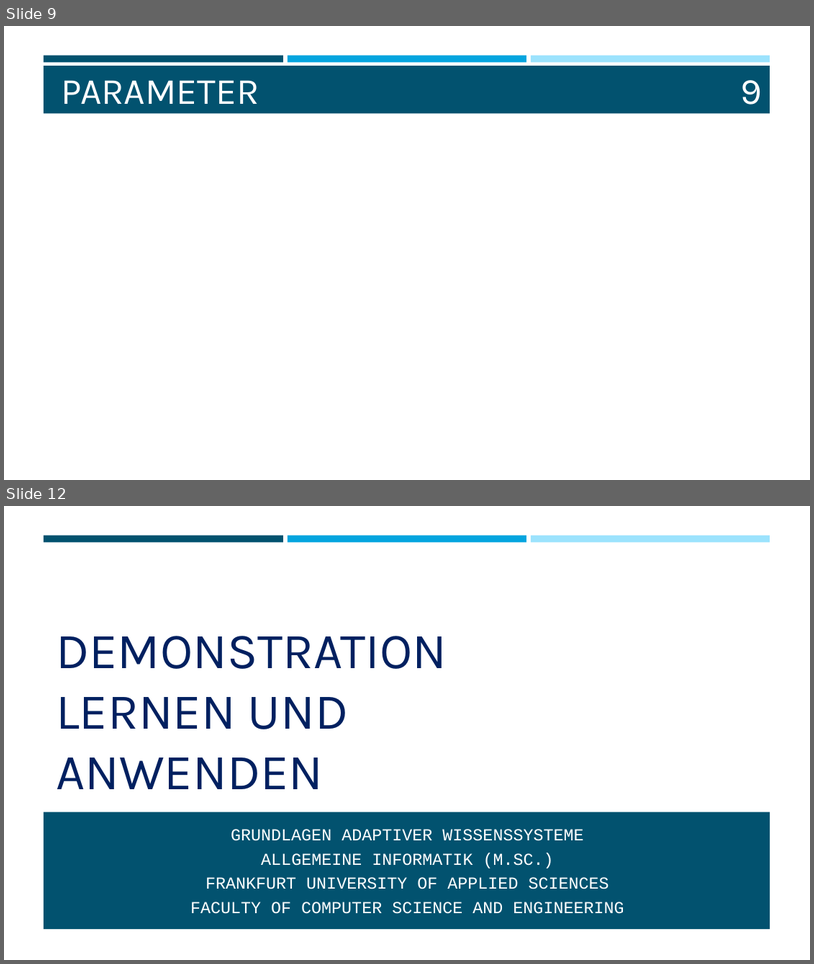
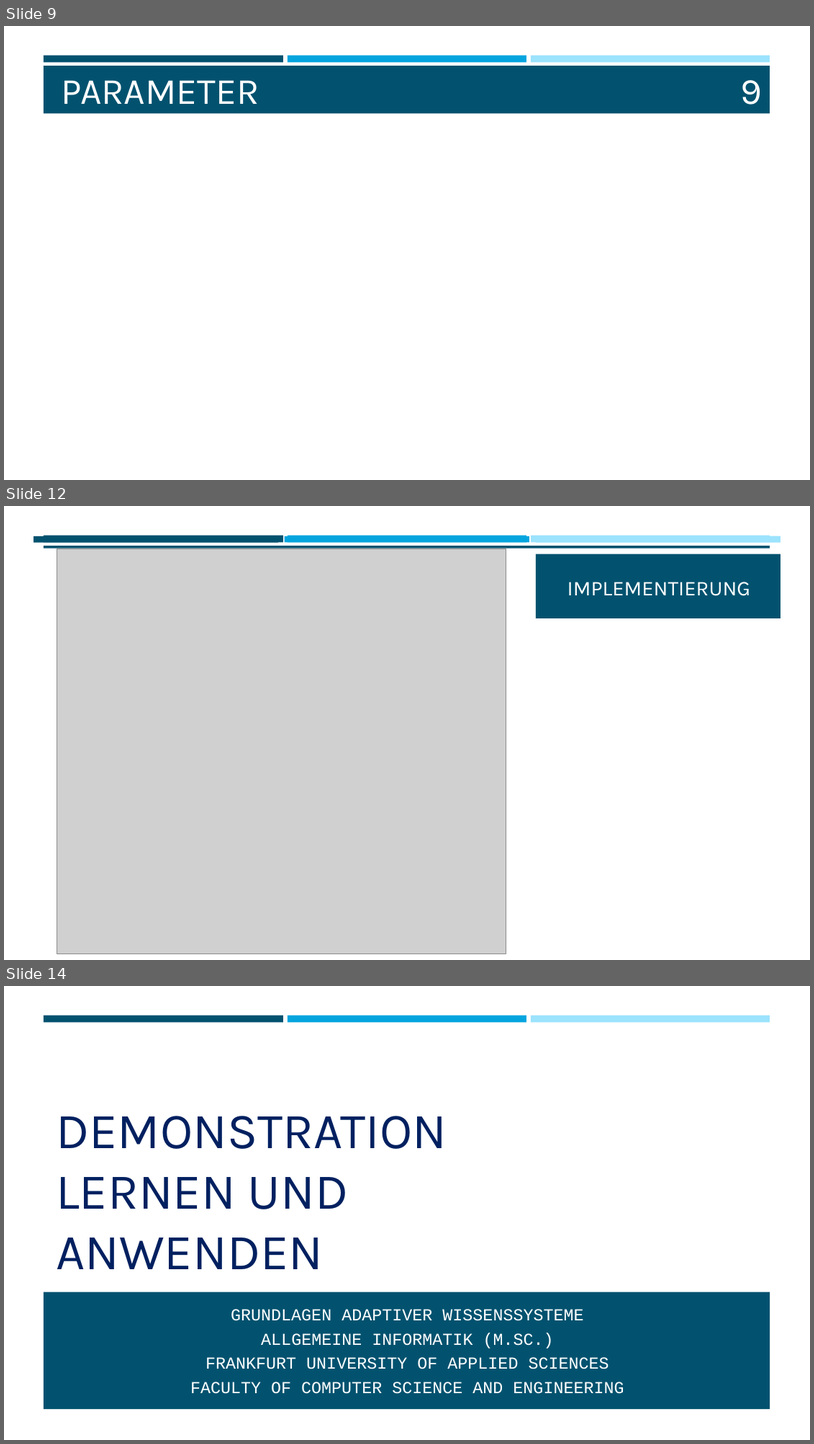
Before and after one commit to mzakarian/Reinforcement-Learning-SARSA-Q-Learning, a slide deck: misc/WISSEN.pptx. Shown one above the other, each under a label of ours: slides 9 and 12 before the commit, slides 9, 12 and 14 after it; the slides between them are not shown. The pictures are 814x964 and 814x1444 pixels, drawn with LibreOffice and Linux fonts; fonts in the diff are those of the drawing; grey boxes stand for pictures. Boxes give left, top, right and bottom in pixels: in the first picture for what was removed or moved away, otherwise in the second. Text is boxed around its words. In the diff, an @@ line names an element or a change of style, - is before the commit and + after.

```diff
--- a/misc/WISSEN.pptx
+++ b/misc/WISSEN.pptx
@@ slide 12 added at box(4, 506, 810, 960), background #FFFFFF; not listed: 4 template elements that a slide beside it also shows @@
@@ rectangle added at box(4, 548, 810, 960), fill #FFFFFF @@
@@ rectangle added at box(34, 536, 278, 542), fill #02526F @@
@@ picture added at box(57, 548, 506, 953) @@
@@ rectangle added at box(285, 536, 530, 542), fill #04A5DF @@
@@ rectangle added at box(536, 536, 781, 543), fill #9CE3FD @@
@@ rectangle added at box(536, 554, 781, 929), fill #02526F @@
@@ title added at box(568, 582, 751, 596), 25 pt, text #FFFFFF @@
+IMPLEMENTIERUNG
@@ rectangle added at box(491, 619, 808, 946), fill #FFFFFF, outline #FFFFFF 1.75 pt @@
@@ what was slide 12 is now slide 14 @@
```
Also in this commit, not shown: 3 slides changed, 2 other slides added, 1 slide removed, 1 other file.
